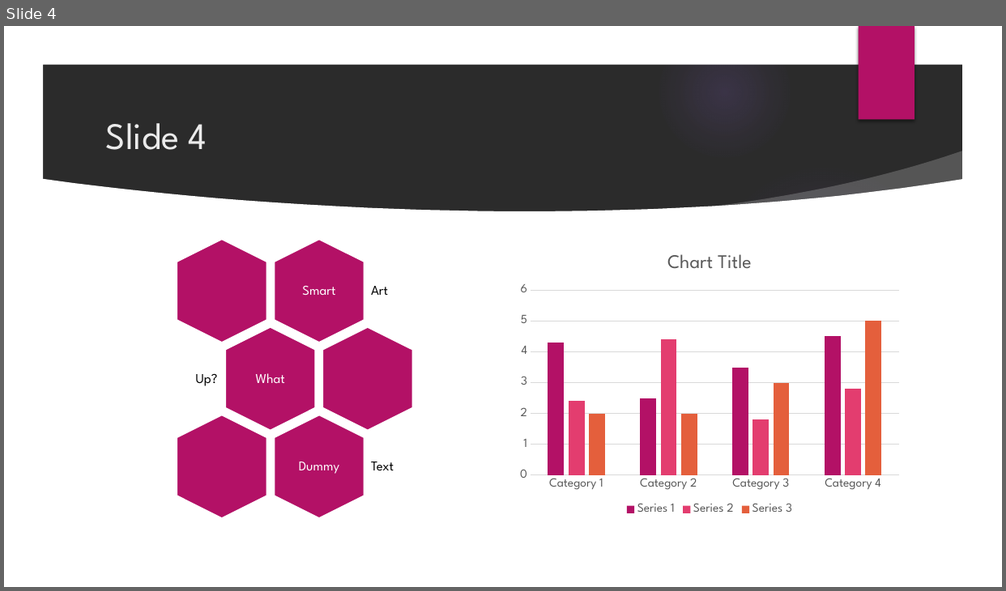
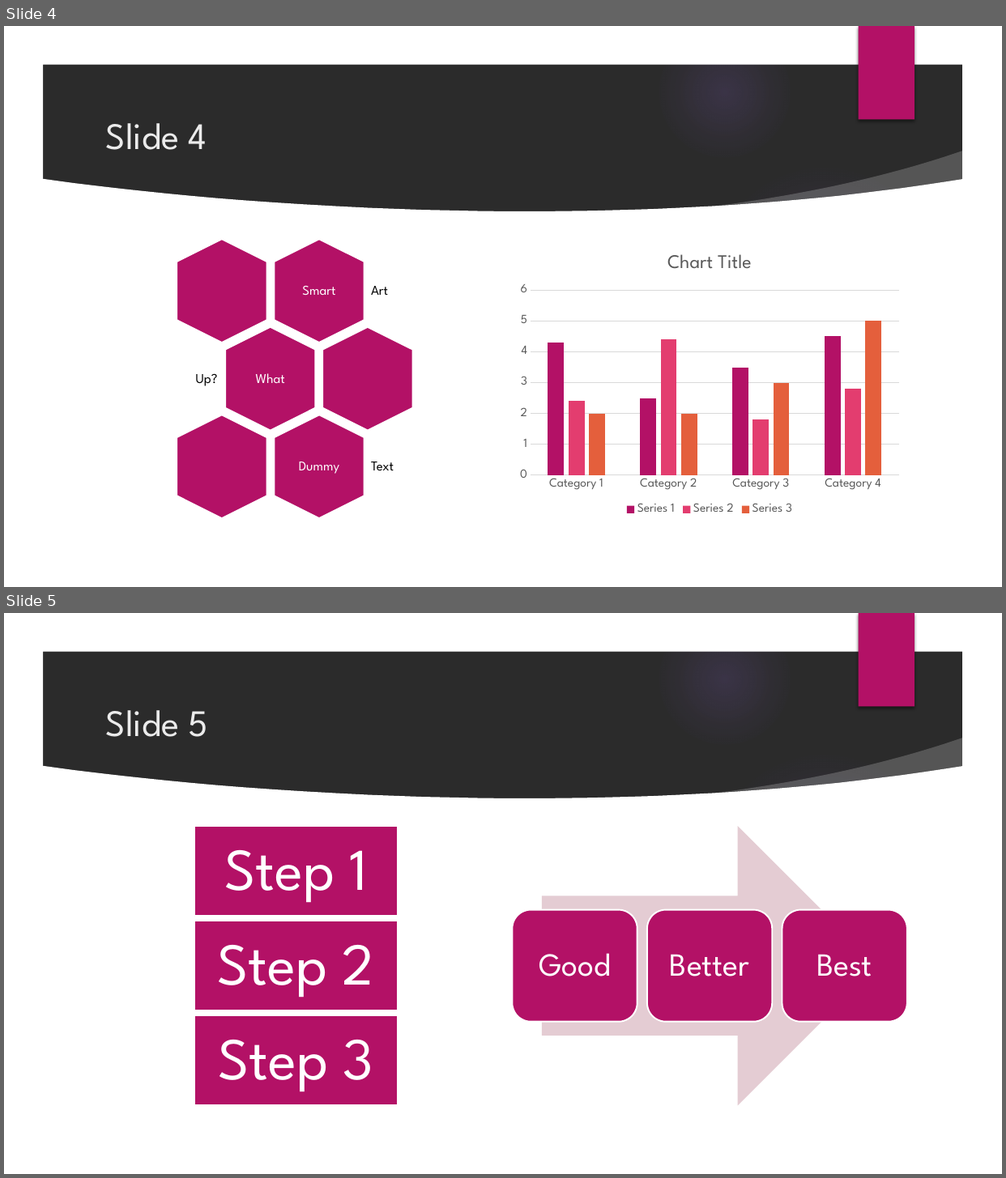
Before and after one commit to bmewing/readOffice, a slide deck: inst/extdata/example.pptx. Shown one above the other, each under a label of ours: slide 4 before the commit, slides 4 and 5 after it. The pictures are 1006x591 and 1006x1178 pixels, drawn with LibreOffice and Linux fonts; fonts in the diff are those of the drawing; background and template pictures are left out; a plain dark background stands for a picture behind light text. Boxes give left, top, right and bottom in pixels: in the first picture for what was removed or moved away, otherwise in the second. Text is boxed around its words. In the diff, an @@ line names an element or a change of style, - is before the commit and + after.

```diff
--- a/inst/extdata/example.pptx
+++ b/inst/extdata/example.pptx
@@ slide 5 added at bbox=[4, 613, 1002, 1174], background picture (left out); not listed: 9 template elements that a slide beside it also shows @@
@@ title added at bbox=[106, 710, 208, 737], 36 pt, text #EBEBEB @@
+Slide 5
@@ group added at bbox=[513, 826, 908, 1106]: 3 rounded rectangles, 3 texts, 1 right arrow @@
+Good
+Better
+Best
@@ group added at bbox=[195, 826, 398, 1105]: 3 rectangles, 3 texts @@
+Step 1
+Step 2
+Step 3
```
Also in this commit, not shown: 1 slide changed, 6 other files.
